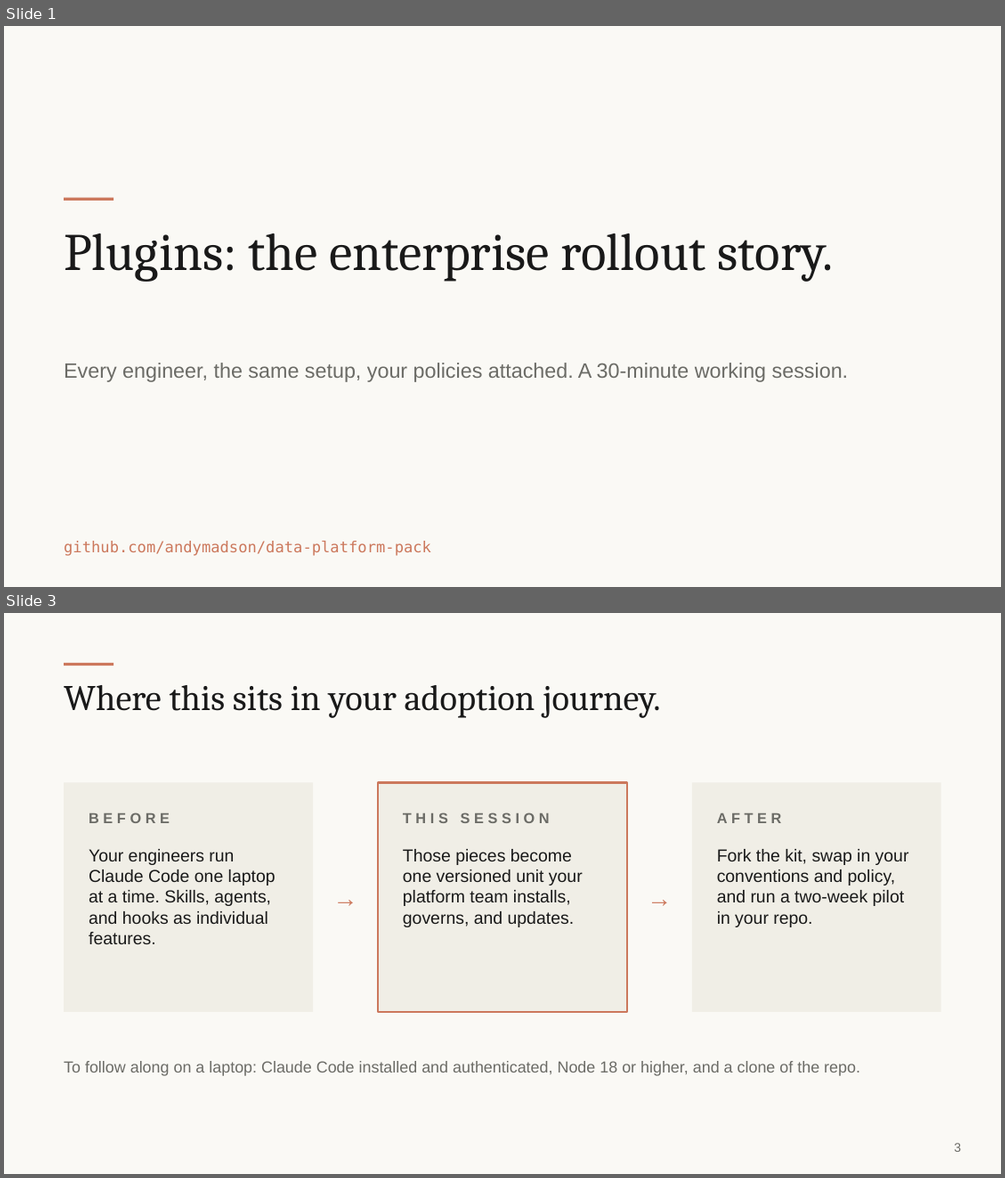
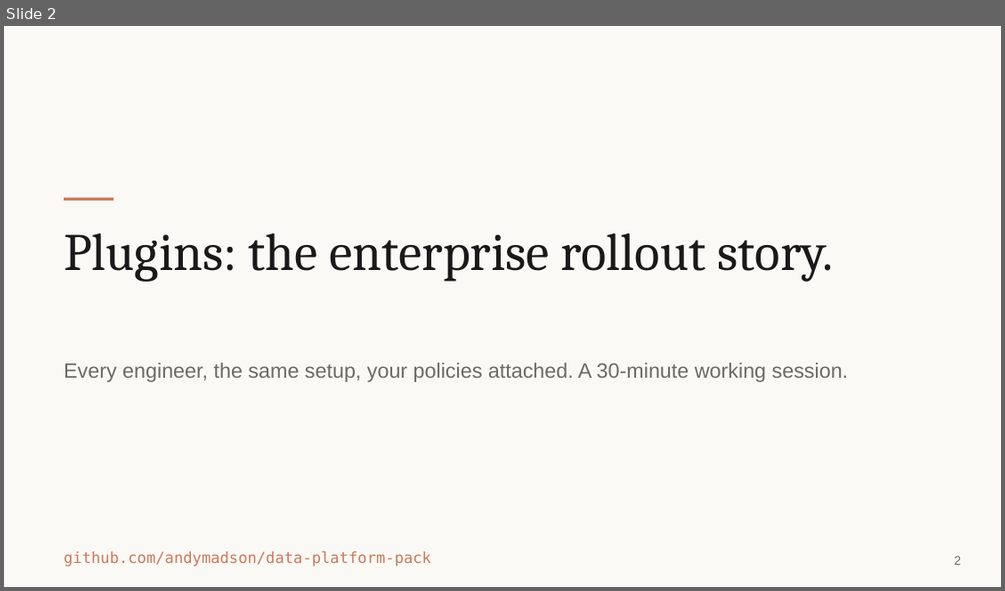
Before and after one commit to andymadson/data-platform-pack, a slide deck: enablement/deck/presentation-deck.pptx. Shown one above the other, each under a label of ours: slides 1 and 3 before the commit, slide 2 after it; the slides between them are not shown. The pictures are 1005x1178 and 1005x591 pixels, drawn with LibreOffice and Linux fonts; fonts in the diff are those of the drawing. Boxes give left, top, right and bottom in pixels: in the first picture for what was removed or moved away, otherwise in the second. Text is boxed around its words. In the diff, an @@ line names an element or a change of style, - is before the commit and + after.

```diff
--- a/enablement/deck/presentation-deck.pptx
+++ b/enablement/deck/presentation-deck.pptx
@@ slide 3 removed at [4, 613, 1001, 1174], background #FAF9F5 @@
@@ rectangle removed at [64, 663, 113, 666] @@
@@ text removed at [64, 685, 660, 718] @@
-Where this sits in your adoption journey.
@@ rectangle removed at [64, 782, 313, 1012] @@
@@ rectangle removed at [378, 782, 627, 1012] @@
@@ rectangle removed at [692, 782, 941, 1012] @@
@@ text removed at [89, 812, 170, 823] @@
-BEFORE
@@ text removed at [403, 812, 550, 823] @@
-THIS SESSION
@@ text removed at [717, 813, 782, 823] @@
-AFTER
@@ text removed at [89, 849, 275, 944] @@
-Your engineers run Claude Code one laptop at a time. Skills, agents, and hooks as individual features.
@@ text removed at [403, 849, 582, 927] @@
-Those pieces become one versioned unit your platform team installs, governs, and updates.
@@ text removed at [717, 849, 909, 927] @@
-Fork the kit, swap in your conventions and policy, and run a two-week pilot in your repo.
@@ text removed at [328, 872, 363, 922] @@
-→
@@ text removed at [642, 872, 677, 922] @@
-→
@@ text removed at [64, 1061, 860, 1076] @@
-To follow along on a laptop: Claude Code installed and authenticated, Node 18 or higher, and a clone of the repo.
@@ text removed at [954, 1143, 961, 1151] @@
-3
@@ what was slide 1 is now slide 2 @@
@@ slide 2 changed as well @@
@@ text "github.com/andymadson/data-platform-pack": place and size @@
-text "github.com/andymadson/data-platform-pack" at [64, 540, 431, 556]
+text "github.com/andymadson/data-platform-pack" at [64, 551, 431, 566]
@@ text added at [954, 556, 961, 564], 9 pt, text #6B6B66 @@
+2
```
Also in this commit, not shown: 3 other slides changed, 12 slides added, 9 other slides removed, 3 other files.
